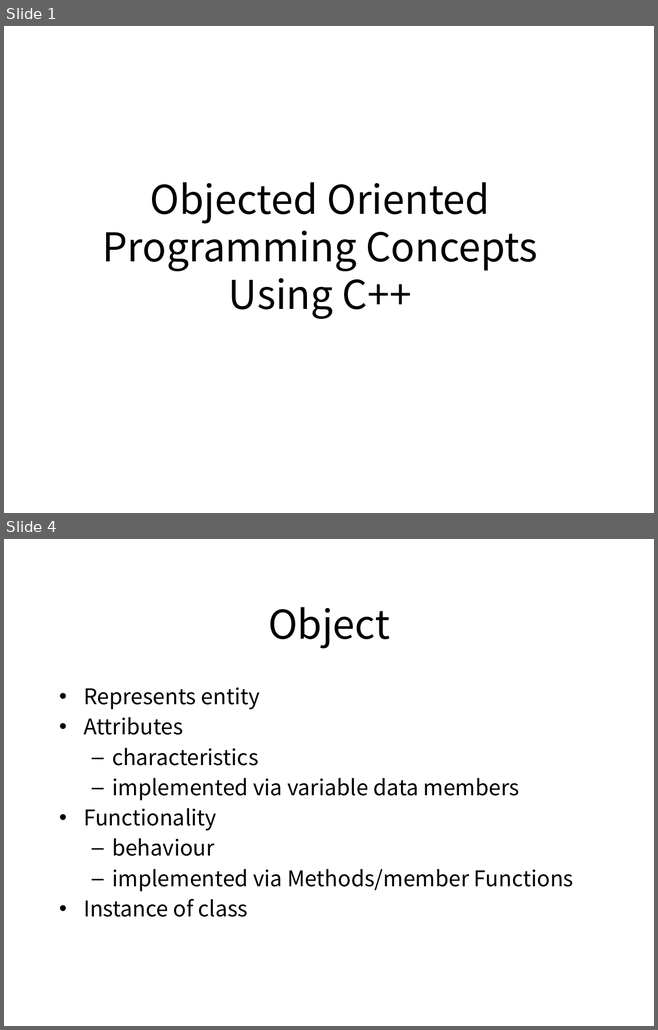
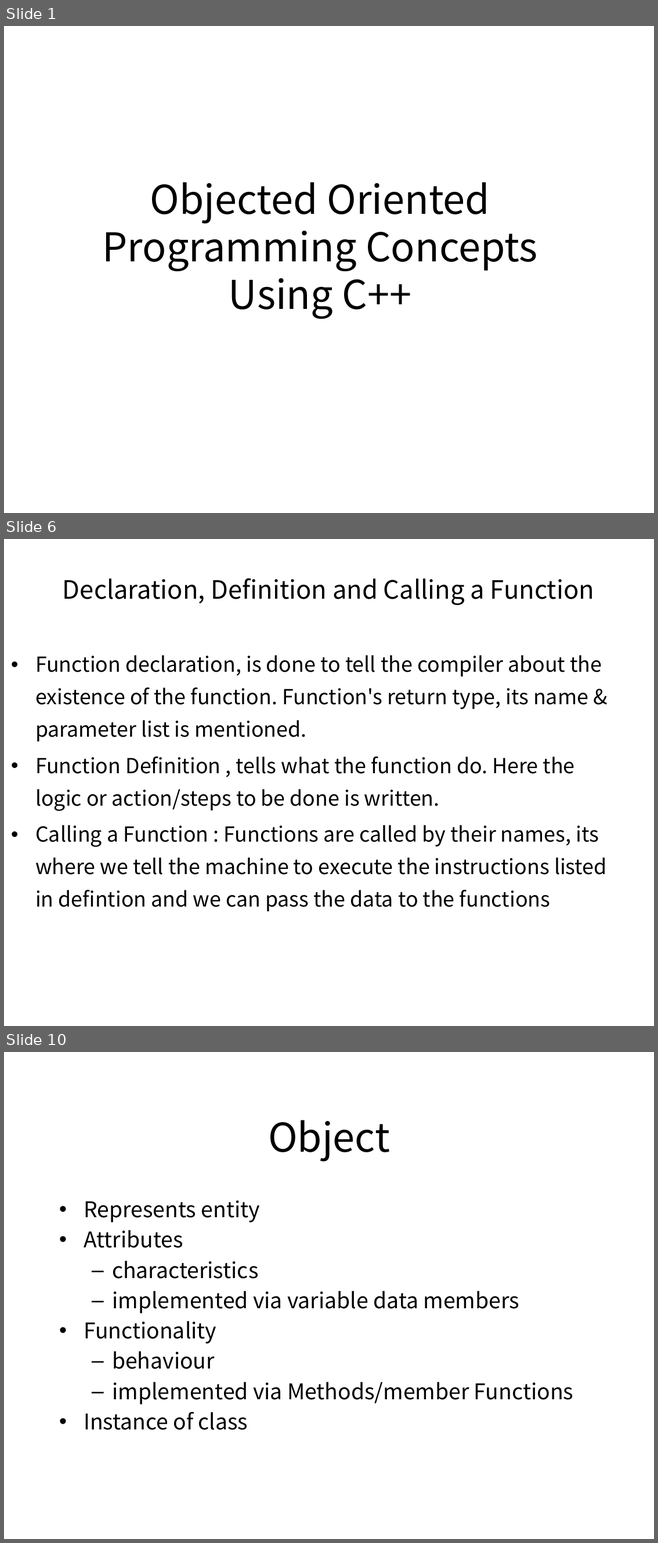
Before and after one commit to pankajfri/Training-Materials, a slide deck: Objected Oriented Programming Concepts Using C++ & Data Structures/OOPs with C++.pptx. Shown one above the other, each under a label of ours: slides 1 and 4 before the commit, slides 1, 6 and 10 after it; the slides between them are not shown. The pictures are 658x1030 and 658x1543 pixels, drawn with LibreOffice and Linux fonts; fonts in the diff are those of the drawing; background and template pictures are left out. Boxes give left, top, right and bottom in pixels: in the first picture for what was removed or moved away, otherwise in the second. Text is boxed around its words. In the diff, an @@ line names an element or a change of style, - is before the commit and + after.

```diff
--- a/Objected Oriented Programming Concepts Using C++ & Data Structures/OOPs with C++.pptx
+++ b/Objected Oriented Programming Concepts Using C++ & Data Structures/OOPs with C++.pptx
@@ slide 6 added at (4,539,654,1026), background #FFFFFF @@
@@ title added at (63,578,594,605), 28 pt, text #000000 @@
+Declaration, Definition and Calling a Function
@@ text added at (35,655,607,912), 23 pt, text #000000 @@
+• Function declaration, is done to tell the compiler about the existence of the function. Function's return type, its name & parameter list is mentioned.
+• Function Definition , tells what the function do. Here the logic or action/steps to be done is written.
+• Calling a Function : Functions are called by their names, its where we tell the machine to execute the instructions listed in defintion and we can pass the data to the functions
@@ what was slide 4 is now slide 10 @@
```
Also in this commit, not shown: 2 slides changed, 5 other slides added, 6 other files.
